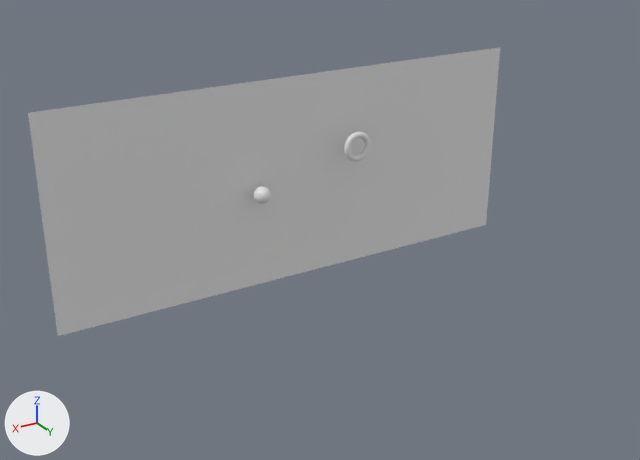
The FBX model Engine/Asset/default.fbx as it was, and as the next commit left it.
Camera for both pictures: a 50 mm lens placed at (25.5, 42.4, 20.0), pointed at (-0.7, -1.2, -1.8). The axes (+X, +Y, +Z) are drawn at lower left. The lights are the same throughout. Where no turn or scale is listed for an object, it has been applied to the vertices.
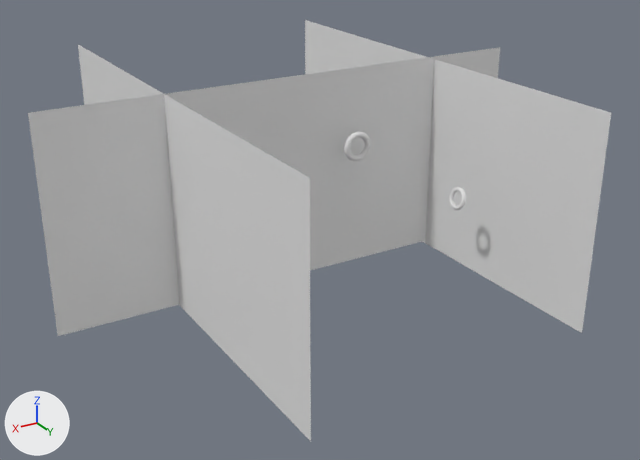
Changed parts and their boxes [x1, y1, x2, y2] in the pictures (640 x 460 px):
'Plane.002', added: after [305, 20, 611, 333]
'Plane.001', added: after [78, 44, 311, 441]
'Torus.003', added: after [449, 187, 466, 210]

Patch to the scene script:
```diff
--- a/Engine/Asset/default.fbx.py
+++ b/Engine/Asset/default.fbx.py
@@ me_plane_006 @@
+me_plane_006.from_pydata([(0.0, 15.7, -6.5), (0.0, -15.7, -6.5), (0.0, 15.7, 6.5), (0.0, -15.7, 6.5)], [], [(0, 1, 3, 2)])
@@ me_torus_003 @@
+me_torus_003.from_pydata(...)  # 576 vertices, 576 faces; spans x -0.287..0.287, y -0.708..0.708, z -0.684..0.684
@@ me_plane_007 @@
+me_plane_007.from_pydata([(0.0, 15.7, 6.5), (0.0, -15.7, 6.5), (0.0, 15.7, -6.5), (0.0, -15.7, -6.5)], [], [(0, 1, 3, 2)])
@@ ob_plane_001 @@
+ob_plane_001 = bpy.data.objects.new('Plane.001', me_plane_006)
+ob_plane_001.location = (8.38, -2.67, 1.23)
@@ ob_torus_003 @@
+ob_torus_003 = bpy.data.objects.new('Torus.003', me_torus_003)
+ob_torus_003.location = (-7.98, 3.05, 0.23)
@@ ob_plane_002 @@
+ob_plane_002 = bpy.data.objects.new('Plane.002', me_plane_007)
+ob_plane_002.location = (-10.16, -3.62, 1.04)
```
